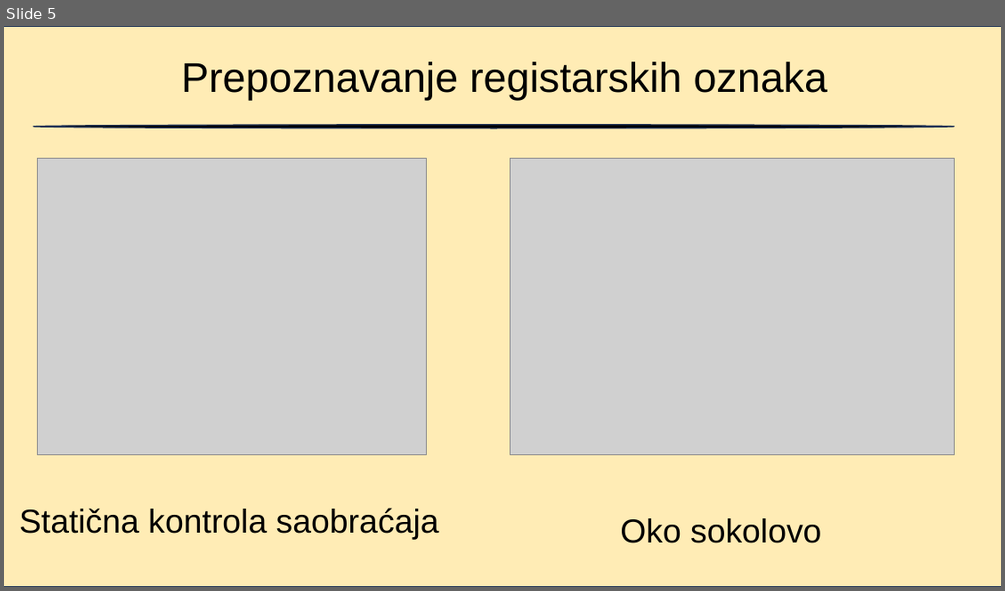
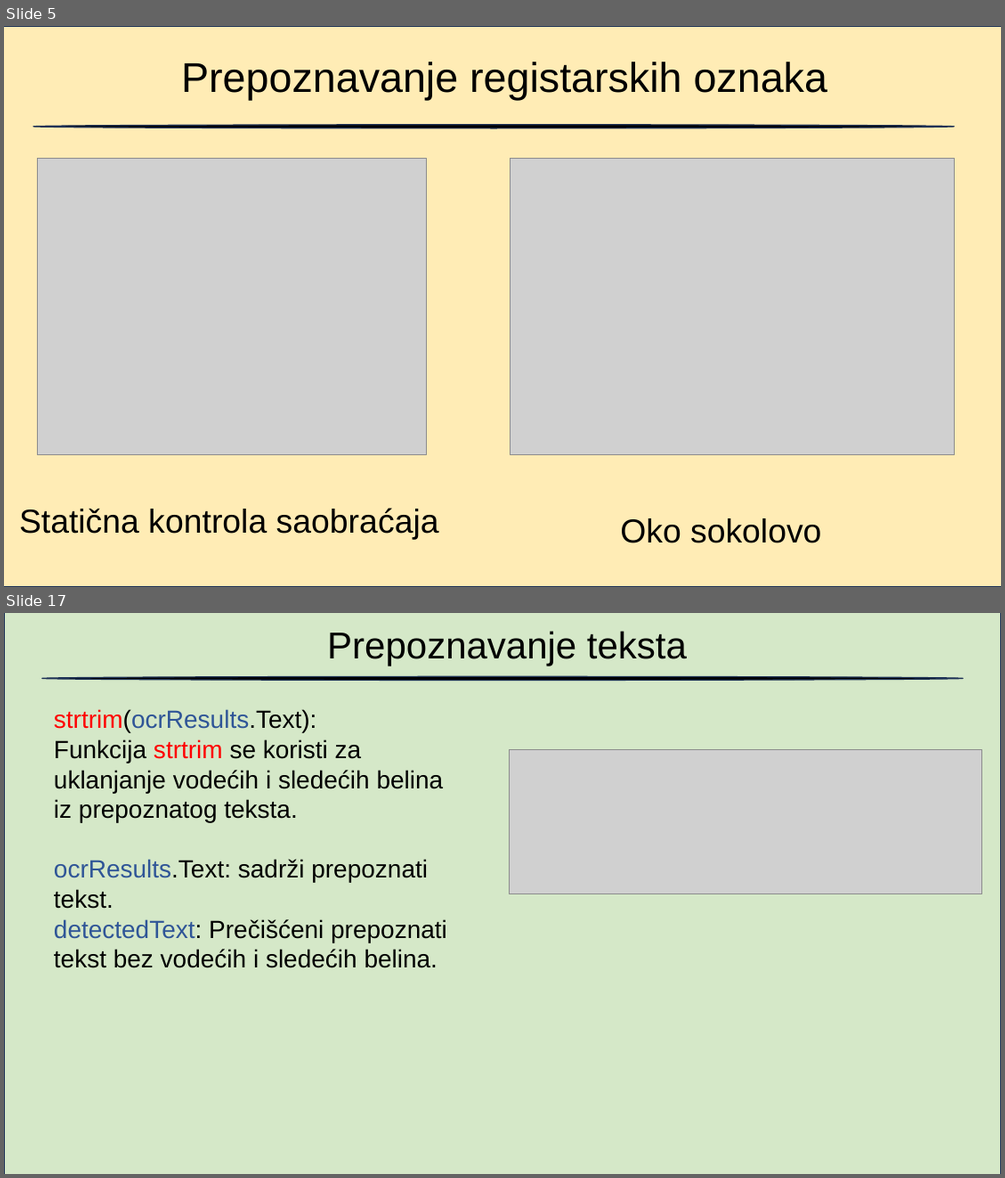
Before and after one commit to blizanac76/RegistrationNumberRecognition, a slide deck: Prepoznavanje.pptx. Shown one above the other, each under a label of ours: slide 5 before the commit, slides 5 and 17 after it; the slides between them are not shown. The pictures are 1005x591 and 1005x1178 pixels, drawn with LibreOffice and Linux fonts; fonts in the diff are those of the drawing; grey boxes stand for pictures; background and template pictures are left out. Boxes give left, top, right and bottom in pixels: in the first picture for what was removed or moved away, otherwise in the second. Text is boxed around its words. In the diff, an @@ line names an element or a change of style, - is before the commit and + after.

```diff
--- a/Prepoznavanje.pptx
+++ b/Prepoznavanje.pptx
@@ slide 17 added at (x1=4, y1=613, x2=1001, y2=1174), background #FFFFFF @@
@@ rectangle added at (x1=4, y1=613, x2=1001, y2=1174), fill #A9D18E at 48% opacity, outline #1E3256 1 pt @@
@@ text added at (x1=327, y1=631, x2=687, y2=666), 36 pt, text #000000 @@
+Prepoznavanje teksta
@@ ellipse added at (x1=42, y1=676, x2=963, y2=681), fill #000000, outline #1E3256 1 pt @@
@@ text added at (x1=54, y1=709, x2=447, y2=968), 24 pt, text #000000 @@
+strtrim(ocrResults.Text):
+Funkcija strtrim se koristi za uklanjanje vodećih i sledećih belina iz prepoznatog teksta.
+ocrResults.Text: sadrži prepoznati tekst.
+detectedText: Prečišćeni prepoznati tekst bez vodećih i sledećih belina.
@@ picture added at (x1=510, y1=750, x2=982, y2=893) @@
```
Also in this commit, not shown: 1 slide changed, 14 other slides added, 1 other file.
